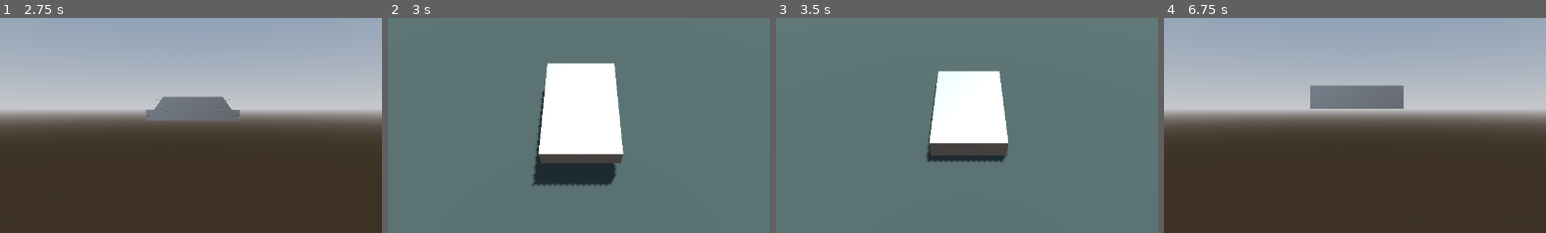
Above: before the commit, frames 1-4 (left to right).
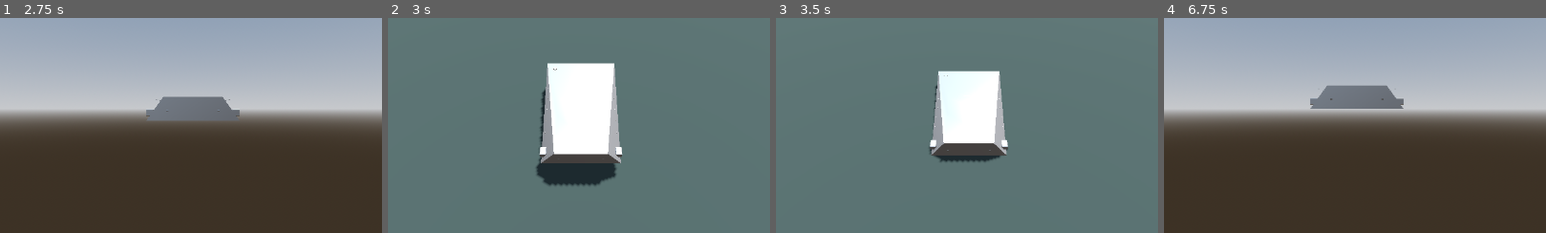
Above: after the commit, the same moments.

Repository: bobcatchris15-eng/Build-A-Bomber
Game: Godot game, scene res://scenes/MainMenu.tscn
The game is run twice, just before and just after one commit, with the same random seed, the same clock (stepped at 60 frames per second) and the same inputs.
Inputs:
- Up to frame 1 (2.75 s): click "🔧 Design Lab" at 0.5 s; click "Blueprint Library..." at 1.25 s; click "Mirror Placement [M]" at 2 s
- Up to frame 2 (3 s): click "Test in Arena" at 2.75 s
- Up to frame 3 (3.5 s): no input
- Up to frame 4 (6.75 s): click "Return to Lab" at 3.5 s; click "Hardened Steel" at 4.25 s; click "Heavy Industrialists" at 5 s; click "Reactive Armor" at 5.75 s; click "↶ Undo" at 6.5 s
The pictures show only the part of the screen within x 25-75%, y 29-79%; the shares and areas given below are measured in that part.

Frame 1 is identical in both runs. In frame 2, 2.2% of the frame differs, in the area x 37-62%, y 22-79%; in frame 3, 1.7%; in frame 4, 0.4%.

Commit message:
Implement per-hull custom deform rigging (proof-of-concept: interceptor_hull)
- new hull_deform.gd: apply_nose_taper() uses MeshDataTool to reshape just
  the nose region of the actual authored mesh (region-selected by local Z,
  linear falloff into the untouched body) - genuine per-vertex regional
  deform, not a preset swap or a layered second mesh
- new 'Nose Taper' slider in stat_calculator.gd, shown only for
  interceptor_hull; wired into module_placer.gd's update_hull_appearance()
- verified the deform never mutates MeshAssetLoader's shared cached mesh
  (always returns a fresh ArrayMesh copy)
- fixed a real pre-existing gap found while wiring this up:
  reconstruct_vehicle() never used authored .glb hull meshes at all, every
  loaded/battle-spawned hull was a plain box regardless of type - now
  matches the Design Lab's own mesh selection, and nose_taper survives the
  full save -> reconstruct -> battle-spawn round-trip
- other 6 hull types deliberately deferred (logged in DECISIONS_NEEDED.md) -
  each needs a real per-hull design decision about what region to deform,
  not mechanical repetition
- new test_hull_nose_taper() + visual verification (default/sharp/flared)

This completes all 4 items in MOUNTING_AND_ARMOR_SPEC.md. Full suite: 25/25.

Diff:
--- a/prototype/run_tests.gd
+++ b/prototype/run_tests.gd
@@ -41,6 +41,7 @@
 	success = success and await test_armor_module_combat_bonus()
 	success = success and await test_face_based_weapon_mounting()
 	success = success and await test_centerline_placement_does_not_self_mirror()
+	success = success and await test_hull_nose_taper()
 	success = success and await test_headless_combat_simulation()
 	success = success and await test_team_targeting()
 	success = success and await test_blueprint_cost_and_rosters()
@@ -1432,6 +1433,84 @@
 	print("  [PASS] Centerline-placed modules no longer mirror onto their own position.")
 	return true
 
+func test_hull_nose_taper() -> bool:
+	print("Running Test Suite: Interceptor Hull Nose Taper (MOUNTING_AND_ARMOR_SPEC.md #4 proof-of-concept)...")
+	var MeshAssetLoaderScript = preload("res://scripts/mesh_asset_loader.gd")
+	var HullDeformScript = preload("res://scripts/hull_deform.gd")
+
+	var cached_before = MeshAssetLoaderScript.get_hull_mesh("interceptor_hull")
+	if not cached_before:
+		print("  [FAIL] interceptor_hull has no authored mesh - can't test deform")
+		return false
+	var cached_vertex_count_before = _count_mesh_vertices(cached_before)
+
+	var placer = Node3D.new()
+	placer.name = "MainLab"
+	placer.set_script(preload("res://scripts/module_placer.gd"))
+	root.add_child(placer)
+	var bm = Node.new()
+	bm.name = "BlueprintManager"
+	bm.set_script(preload("res://scripts/blueprint_manager.gd"))
+	placer.add_child(bm)
+	await process_frame
+
+	placer._place_hull_from_ui("interceptor_hull")
+	await process_frame
+
+	var mesh_inst = placer.hull.get_node_or_null("MeshInstance3D") as MeshInstance3D
+	var default_mesh = mesh_inst.mesh
+
+	placer.hull.set_meta("nose_taper", 0.4)
+	placer.update_hull_appearance()
+	await process_frame
+
+	if mesh_inst.mesh == default_mesh:
+		print("  [FAIL] Applying a nose_taper should produce a different mesh resource than the default")
+		placer.queue_free()
+		return false
+
+	# The shared cached asset must never be mutated by the deform - only a
+	# fresh copy should change.
+	var cached_after = MeshAssetLoaderScript.get_hull_mesh("interceptor_hull")
+	var cached_vertex_count_after = _count_mesh_vertices(cached_after)
+	if cached_vertex_count_after != cached_vertex_count_before:
+		print("  [FAIL] MeshAssetLoader's cached interceptor_hull mesh was mutated by the deform (vertex count changed)")
+		placer.queue_free()
+		return false
+
+	# Round-trip through save->battle-spawn: the taper must survive, not
+	# silently reset to the default nose shape (this was a real gap found
+	# while implementing - reconstruct_vehicle() never used authored hull
+	# meshes at all before this fix, always falling back to a plain box).
+	var snapshot = bm.serialize_hull(placer.hull)
+	if abs(snapshot.get("nose_taper", 1.0) - 0.4) > 0.001:
+		print("  [FAIL] nose_taper should be captured in the serialized snapshot")
+		placer.queue_free()
+		return false
+
+	var battle_parent = Node3D.new()
+	root.add_child(battle_parent)
+	var battle_hull = bm.reconstruct_vehicle(snapshot, battle_parent, false)
+	await process_frame
+	var battle_mesh_inst = battle_hull.get_node_or_null("MeshInstance3D") as MeshInstance3D
+	if not battle_mesh_inst or not battle_mesh_inst.mesh or battle_mesh_inst.mesh is BoxMesh:
+		print("  [FAIL] Battle-spawned interceptor_hull should use the authored (tapered) mesh, not a plain box")
+		placer.queue_free()
+		battle_parent.queue_free()
+		return false
+
+	placer.queue_free()
+	battle_parent.queue_free()
+	print("  [PASS] Nose taper deforms a fresh mesh copy (cache untouched) and survives the battle-spawn round-trip.")
+	return true
+
+func _count_mesh_vertices(mesh: Mesh) -> int:
+	var total = 0
+	for surf in range(mesh.get_surface_count()):
+		var arrays = mesh.surface_get_arrays(surf)
+		total += (arrays[Mesh.ARRAY_VERTEX] as PackedVector3Array).size()
+	return total
+
 # --- Skirmish mode test suites ---
 
 func test_team_targeting() -> bool:
--- /dev/null
+++ b/prototype/scratch/VerifyNoseTaper.tscn
@@ -0,0 +1,9 @@
+[gd_scene load_steps=3 format=3 uid="uid://cxnosetaperverify1"]
+
+[ext_resource type="PackedScene" path="res://scenes/MainLab.tscn" id="1_lab"]
+[ext_resource type="Script" path="res://scratch/verify_nose_taper.gd" id="2_verify"]
+
+[node name="MainLab" instance=ExtResource("1_lab")]
+
+[node name="Verify" type="Node" parent="."]
+script = ExtResource("2_verify")
--- /dev/null
+++ b/prototype/scratch/verify_nose_taper.gd
@@ -0,0 +1,39 @@
+extends Node
+# Windowed visual verification: interceptor_hull at default nose shape vs
+# a sharp taper (0.35x) vs a flared nose (1.4x), to confirm the deform
+# looks like a real reshape, not a broken/degenerate mesh.
+
+func _ready():
+	var root = get_tree().current_scene
+	await get_tree().process_frame
+	await get_tree().process_frame
+
+	var cases = [
+		["default", 1.0],
+		["sharp_taper", 0.35],
+		["flared", 1.4],
+	]
+
+	for i in range(cases.size()):
+		if root.hull:
+			root.clear_hull()
+		await get_tree().process_frame
+		root._place_hull_from_ui("interceptor_hull")
+		await get_tree().process_frame
+		root.hull.set_meta("nose_taper", cases[i][1])
+		root.update_hull_appearance()
+		await get_tree().process_frame
+		await get_tree().process_frame
+
+		var cam = get_viewport().get_camera_3d()
+		if cam:
+			cam.global_position = Vector3(3, 2, 3.5)
+			cam.look_at(Vector3(0, 0.2, 0), Vector3.UP)
+		await get_tree().process_frame
+		await get_tree().process_frame
+
+		var img = get_viewport().get_texture().get_image()
+		img.save_png("res://scratch/nose_taper_%s.png" % cases[i][0])
+		print("[NOSE-TAPER-VERIFY] Saved: ", cases[i][0])
+
+	get_tree().create_timer(0.3).timeout.connect(func(): get_tree().quit())
--- a/prototype/scripts/blueprint_manager.gd
+++ b/prototype/scripts/blueprint_manager.gd
@@ -1,4 +1,7 @@
 extends Node
+
+const MeshAssetLoader = preload("res://scripts/mesh_asset_loader.gd")
+const HullDeformScript = preload("res://scripts/hull_deform.gd")
 
 func serialize_hull(hull: Node3D) -> Dictionary:
 	if not hull:
@@ -18,6 +21,7 @@
 		"hull_size": {"x": hull_size.x, "y": hull_size.y, "z": hull_size.z},
 		"armor_material": hull.get_meta("armor_material") if hull.has_meta("armor_material") else "hardened_steel",
 		"armor_thickness": hull.get_meta("armor_thickness") if hull.has_meta("armor_thickness") else 1.0,
+		"nose_taper": hull.get_meta("nose_taper") if hull.has_meta("nose_taper") else 1.0,
 		"faction": hull.get_meta("faction") if hull.has_meta("faction") else "industrialists",
 		"locomotion": {
 			"type_id": locomotion_type,
@@ -240,21 +244,37 @@
 	var armor_thick = blueprint_data.get("armor_thickness", 1.0)
 	var armor_mat_name = blueprint_data.get("armor_material", "hardened_steel")
 	var faction_name = blueprint_data.get("faction", "industrialists")
+	var nose_taper = blueprint_data.get("nose_taper", 1.0)
 	hull.set_meta("armor_thickness", armor_thick)
 	hull.set_meta("armor_material", armor_mat_name)
 	hull.set_meta("faction", faction_name)
+	hull.set_meta("nose_taper", nose_taper)
 	hull.set_meta("blueprint_id", blueprint_data.get("id", ""))
 	hull.set_meta("blueprint_name", blueprint_data.get("name", "Untitled Design"))
 
 	# Bulk size based on thickness
 	var armor_bulk = Vector3(1.0 + (armor_thick - 1.0) * 0.15, 1.0 + (armor_thick - 1.0) * 0.15, 1.0)
 
-	# Re-create Hull's MeshInstance3D
+	# Re-create Hull's MeshInstance3D. Prefer the authored .glb (matches what
+	# the Design Lab shows via module_placer.gd's update_hull_appearance())
+	# over a plain box - this was previously always a box regardless of
+	# authored-mesh availability, meaning every loaded/battle-spawned hull
+	# looked different from how it was designed. Found while wiring up the
+	# nose-taper hull deform (MOUNTING_AND_ARMOR_SPEC.md #4): without this
+	# fix, a tapered nose would only ever be visible in the Design Lab and
+	# silently vanish the moment the design was saved, loaded, or fielded.
 	var mesh_inst = MeshInstance3D.new()
 	mesh_inst.name = "MeshInstance3D"
-	var box = BoxMesh.new()
-	box.size = catalog_data.size * hull_scale * armor_bulk
-	mesh_inst.mesh = box
+	var authored_hull_mesh = MeshAssetLoader.get_hull_mesh(hull_type)
+	if authored_hull_mesh:
+		if hull_type == "interceptor_hull" and abs(nose_taper - 1.0) > 0.001:
+			authored_hull_mesh = HullDeformScript.apply_nose_taper(authored_hull_mesh, nose_taper)
+		mesh_inst.mesh = authored_hull_mesh
+		mesh_inst.scale = hull_scale * armor_bulk
+	else:
+		var box = BoxMesh.new()
+		box.size = catalog_data.size * hull_scale * armor_bulk
+		mesh_inst.mesh = box
 
 	var mat = StandardMaterial3D.new()
 	if armor_mat_name == "hardened_steel":
--- /dev/null
+++ b/prototype/scripts/hull_deform.gd
@@ -0,0 +1,61 @@
+class_name HullDeform
+# MOUNTING_AND_ARMOR_SPEC.md #4: per-hull-type custom deform. This is a
+# proof-of-concept for interceptor_hull only (see DECISIONS_NEEDED.md for
+# why the other 6 hulls are deferred, not attempted here). Uses
+# MeshDataTool to reshape just the nose region of the ACTUAL authored mesh
+# independently of the uniform hull-scale handles - genuine regional
+# deformation (Spore-style: a handle reshapes one section differently),
+# not a swap between preset shapes or a second mesh layered on top.
+
+static func apply_nose_taper(source_mesh: Mesh, taper_amount: float) -> Mesh:
+	if not source_mesh:
+		return source_mesh
+	if abs(taper_amount - 1.0) < 0.001:
+		return source_mesh
+
+	var working = _to_array_mesh(source_mesh)
+	if not working or working.get_surface_count() == 0:
+		return source_mesh
+
+	var result = ArrayMesh.new()
+	for surf in range(working.get_surface_count()):
+		var mdt = MeshDataTool.new()
+		var err = mdt.create_from_surface(working, surf)
+		if err != OK:
+			# MeshDataTool couldn't parse this surface (e.g. import format
+			# it doesn't support) - fail safe to the undeformed mesh rather
+			# than half-apply a taper to some surfaces and not others.
+			return source_mesh
+
+		var aabb = working.get_aabb()
+		# Forward convention is local -Z: the nose is the most-negative-Z tip.
+		var nose_tip_z = aabb.position.z
+		var nose_region_z = aabb.position.z + aabb.size.z * 0.35
+
+		for i in range(mdt.get_vertex_count()):
+			var v = mdt.get_vertex(i)
+			if v.z <= nose_region_z and nose_region_z != nose_tip_z:
+				var t = inverse_lerp(nose_region_z, nose_tip_z, v.z)
+				t = clamp(t, 0.0, 1.0)
+				var factor = lerp(1.0, taper_amount, t)
+				v.x *= factor
+				v.y = lerp(v.y, v.y * factor, t * 0.5)
+				mdt.set_vertex(i, v)
+
+		var mat = working.surface_get_material(surf)
+		mdt.commit_to_surface(result)
+		if mat:
+			result.surface_set_material(result.get_surface_count() - 1, mat)
+
+	return result
+
+static func _to_array_mesh(mesh: Mesh) -> ArrayMesh:
+	if mesh is ArrayMesh:
+		return mesh
+	var result = ArrayMesh.new()
+	for surf in range(mesh.get_surface_count()):
+		result.add_surface_from_arrays(Mesh.PRIMITIVE_TRIANGLES, mesh.surface_get_arrays(surf))
+		var mat = mesh.surface_get_material(surf)
+		if mat:
+			result.surface_set_material(result.get_surface_count() - 1, mat)
+	return result
--- a/prototype/scripts/module_placer.gd
+++ b/prototype/scripts/module_placer.gd
@@ -4,6 +4,7 @@
 const Gizmo3D = preload("res://scenes/Gizmo3D.tscn")
 const ModuleCatalog = preload("res://scripts/module_catalog.gd")
 const MeshAssetLoader = preload("res://scripts/mesh_asset_loader.gd")
+const HullDeformScript = preload("res://scripts/hull_deform.gd")
 
 @export var hull_path: NodePath
 var hull: Node3D
@@ -832,6 +833,15 @@
 	var armor_bulk = Vector3(1.0 + (armor_thick - 1.0) * 0.15, 1.0 + (armor_thick - 1.0) * 0.15, 1.0)
 	var authored_mesh = MeshAssetLoader.get_hull_mesh(type_id)
 	if authored_mesh:
+		# Per-hull-type custom deform (MOUNTING_AND_ARMOR_SPEC.md #4),
+		# proof-of-concept for interceptor_hull only. Genuine regional
+		# reshaping of the actual authored mesh via MeshDataTool, not a mesh
+		# swap - apply_nose_taper() returns a fresh ArrayMesh each time, so
+		# this never mutates MeshAssetLoader's cached shared resource.
+		if type_id == "interceptor_hull" and hull.has_meta("nose_taper"):
+			var taper = hull.get_meta("nose_taper")
+			if abs(taper - 1.0) > 0.001:
+				authored_mesh = HullDeformScript.apply_nose_taper(authored_mesh, taper)
 		mesh_inst.mesh = authored_mesh
 		mesh_inst.scale = hull_scale * armor_bulk
 	else:
--- a/prototype/scripts/stat_calculator.gd
+++ b/prototype/scripts/stat_calculator.gd
@@ -110,6 +110,8 @@
 var armor_thick_label: Label
 var armor_thick_slider: HSlider
 var armor_threshold_label: Label
+var nose_taper_label: Label
+var nose_taper_slider: HSlider
 
 func _ready():
 	add_to_group("stat_ui")
@@ -164,6 +166,26 @@
 	$ScrollContainer/VBoxContainer.add_child(armor_thick_slider)
 	armor_thick_slider.value_changed.connect(_on_armor_thickness_changed)
 	armor_thick_slider.drag_started.connect(_push_undo)
+
+	# Per-hull-type custom deform proof-of-concept (MOUNTING_AND_ARMOR_SPEC.md
+	# #4) - only shown for interceptor_hull, see DECISIONS_NEEDED.md for why
+	# the other 6 hulls don't have this yet. Reshapes the nose region of the
+	# actual mesh (HullDeform.apply_nose_taper via MeshDataTool), distinct
+	# from the uniform hull-scale handles which stretch the whole hull evenly.
+	nose_taper_label = Label.new()
+	nose_taper_label.text = "Nose Taper"
+	$ScrollContainer/VBoxContainer.add_child(nose_taper_label)
+
+	nose_taper_slider = HSlider.new()
+	nose_taper_slider.min_value = 0.3
+	nose_taper_slider.max_value = 1.5
+	nose_taper_slider.step = 0.05
+	nose_taper_slider.value = 1.0
+	$ScrollContainer/VBoxContainer.add_child(nose_taper_slider)
+	nose_taper_slider.value_changed.connect(_on_nose_taper_changed)
+	nose_taper_slider.drag_started.connect(_push_undo)
+	nose_taper_slider.visible = false
+	nose_taper_label.visible = false
 
 	# Create Module Tweaks container
 	module_tweaks_container = VBoxContainer.new()
@@ -317,6 +339,15 @@
 		armor_thick_slider.value = thick
 		if armor_thick_label:
 			armor_thick_label.text = "Armor Thickness: %.1f" % thick
+	if nose_taper_slider and nose_taper_label:
+		var hull_type = hull.get_meta("type_id") if hull.has_meta("type_id") else "medium_hull"
+		var is_interceptor = hull_type == "interceptor_hull"
+		nose_taper_slider.visible = is_interceptor
+		nose_taper_label.visible = is_interceptor
+		if is_interceptor:
+			var taper = hull.get_meta("nose_taper") if hull.has_meta("nose_taper") else 1.0
+			nose_taper_slider.value = taper
+			nose_taper_label.text = "Nose Taper: %.2fx" % taper
 	var faction_btn = $ScrollContainer/VBoxContainer.get_node_or_null("FactionDropdown") as OptionButton
 	if faction_btn:
 		var fac = hull.get_meta("faction") if hull.has_meta("faction") else "industrialists"
@@ -630,6 +661,20 @@
 		root.update_hull_appearance()
 	update_stats(hull)
 
+func _on_nose_taper_changed(value: float):
+	if is_updating_sliders: return
+	var root = get_node_or_null("/root/MainLab")
+	if not root: return
+	var hull = root.get_node_or_null("Hull")
+	if not hull: return
+
+	hull.set_meta("nose_taper", value)
+	if nose_taper_label:
+		nose_taper_label.text = "Nose Taper: %.2fx" % value
+	if root.has_method("update_hull_appearance"):
+		root.update_hull_appearance()
+	update_stats(hull)
+
 func _on_faction_selected(index: int):
 	if is_updating_sliders: return
 	var root = get_node_or_null("/root/MainLab")
Not shown, changed: DECISIONS_NEEDED.md
Not shown, changed: PROGRESS.md
Not shown, added: progress_captures/2026-07-12/nose_taper/nose_taper_default.png
Not shown, added: progress_captures/2026-07-12/nose_taper/nose_taper_flared.png
Not shown, added: progress_captures/2026-07-12/nose_taper/nose_taper_sharp_taper.png
